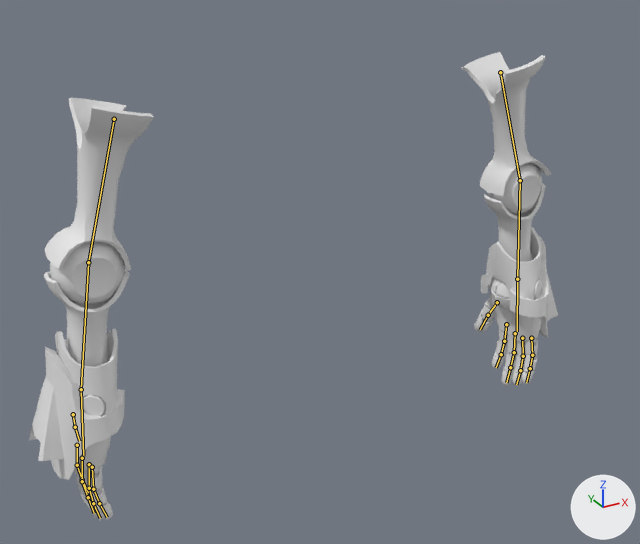
The FBX model Assets/Art/Animations/Joueurs/Lance Grenade/Tir/Arms_LanceGrenade_Tir.fbx, before and after one commit.
One viewpoint serves both versions: a camera (50 mm lens) standing at (-0.795, -1.512, 1.703) and looking at (0.037, 0.002, 0.946). Lighting does not change. The marker at lower right points along +X, +Y and +Z. The older version comes first. The bones that change, and the others that lie on the model, are drawn over the model as lines.

The first picture shows 'SK_Brobot'.
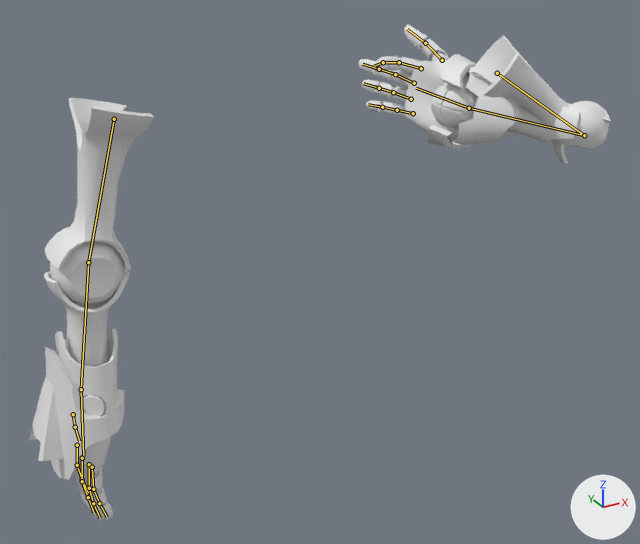
Commit message: réexport animation tir et rechage

The newer file adds an action. The first version stands in its rest pose; the second is drawn at frame 7 of the action 'Shoot_Arms'.

Boxes (x1, y1, x2, y2) around the edits, measured in the pictures (640 x 544 px):
'SK_Brobot', posed (10% wider): before (29, 52, 558, 521); after (29, 25, 611, 521)
bone 'arm_R', root to tip: before (500, 72) to (520, 180); after (497, 73) to (584, 135)
bone 'forearm_R', root to tip: before (520, 180) to (517, 279); after (584, 135) to (469, 108)
bone 'hand_R', root to tip: before (517, 279) to (517, 331); after (469, 108) to (416, 88)
bone 'index01_R', root to tip: before (506, 324) to (504, 341); after (421, 68) to (399, 62)
bone 'index02_R', root to tip: before (504, 341) to (501, 354); after (399, 62) to (383, 62)
bone 'index03_R', root to tip: before (501, 354) to (496, 367); after (383, 62) to (374, 66)

What changed in the scene script:
```text
Change bone_arm_r:
    where bone_arm_r = bpy.data.objects['GameRig'].pose.bones['arm_R']  # child of 'torso'
    bone_arm_r.location: (0.0, 0.0, 0.0) -> (0.008, -0.002, 0.0)
    bone_arm_r.rotation_quaternion: (1.0, 0.0, 0.0, 0.0) -> (0.91, 0.061, 0.233, 0.334)  # degrees (0, 0, 0) -> degrees (17, 23, 44)
Change bone_forearm_r:
    where bone_forearm_r = bpy.data.objects['GameRig'].pose.bones['forearm_R']  # child of 'arm_R'
    bone_forearm_r.rotation_quaternion: (1.0, 0.0, 0.0, 0.0) -> (0.36, -0.76, 0.0, 0.541)  # degrees (0, 0, 0) -> degrees (-106, 55, 43)
Change bone_hand_r:
    where bone_hand_r = bpy.data.objects['GameRig'].pose.bones['hand_R']  # child of 'forearm_R'
    bone_hand_r.rotation_quaternion: (1.0, 0.0, 0.0, 0.0) -> (0.943, -0.058, -0.117, 0.304)  # degrees (0, 0, 0) -> degrees (-11, -11, 37)
    bone_hand_r.scale: (1.0, 1.0, 1.0) -> (1.09, 1.09, 1.09)
Change bone_index01_r:
    where bone_index01_r = bpy.data.objects['GameRig'].pose.bones['index01_R']  # child of 'hand_R'
    bone_index01_r.rotation_quaternion: (1.0, 0.0, 0.0, 0.0) -> (0.969, 0.246, 0.0, 0.0)  # degrees (0, 0, 0) -> degrees (28, 0, 0)
Change bone_index02_r:
    where bone_index02_r = bpy.data.objects['GameRig'].pose.bones['index02_R']  # child of 'index01_R'
    bone_index02_r.rotation_quaternion: (1.0, 0.0, 0.0, 0.0) -> (0.969, -0.246, 0.0, -0.001)  # degrees (0, 0, 0) -> degrees (-28, 0, 0)
Change bone_index03_r:
    where bone_index03_r = bpy.data.objects['GameRig'].pose.bones['index03_R']  # child of 'index02_R'
    bone_index03_r.rotation_quaternion: (1.0, 0.0, 0.0, 0.0) -> (0.969, -0.246, 0.0, 0.0)  # degrees (0, 0, 0) -> degrees (-28, 0, 0)
```
